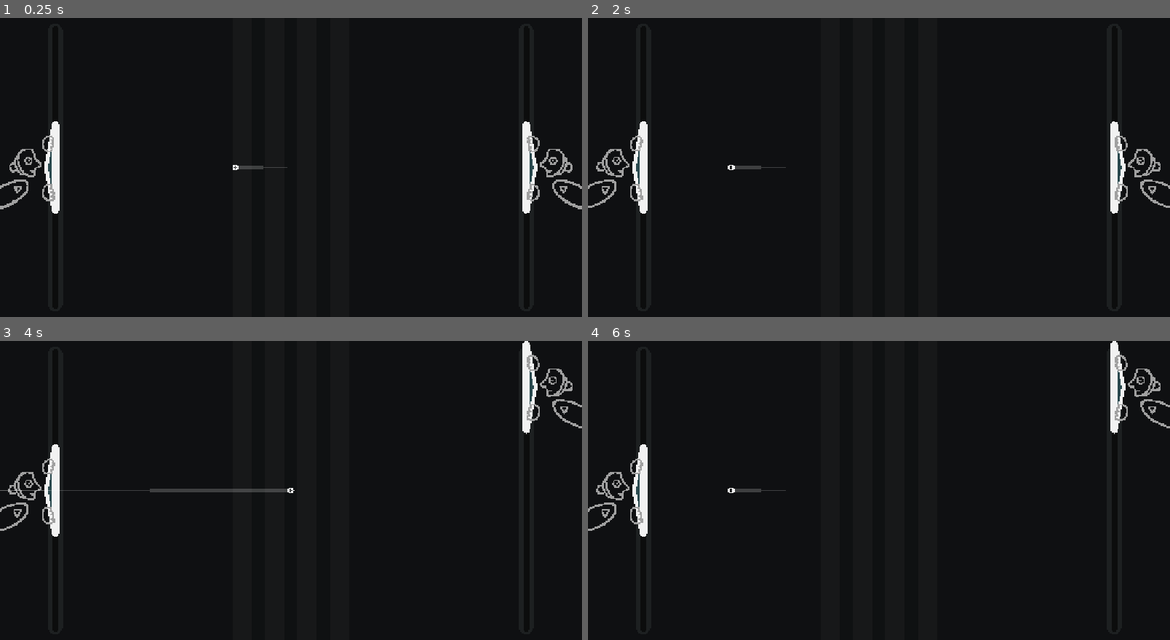
Above: before the commit, frames 1-4 (two rows, left to right).
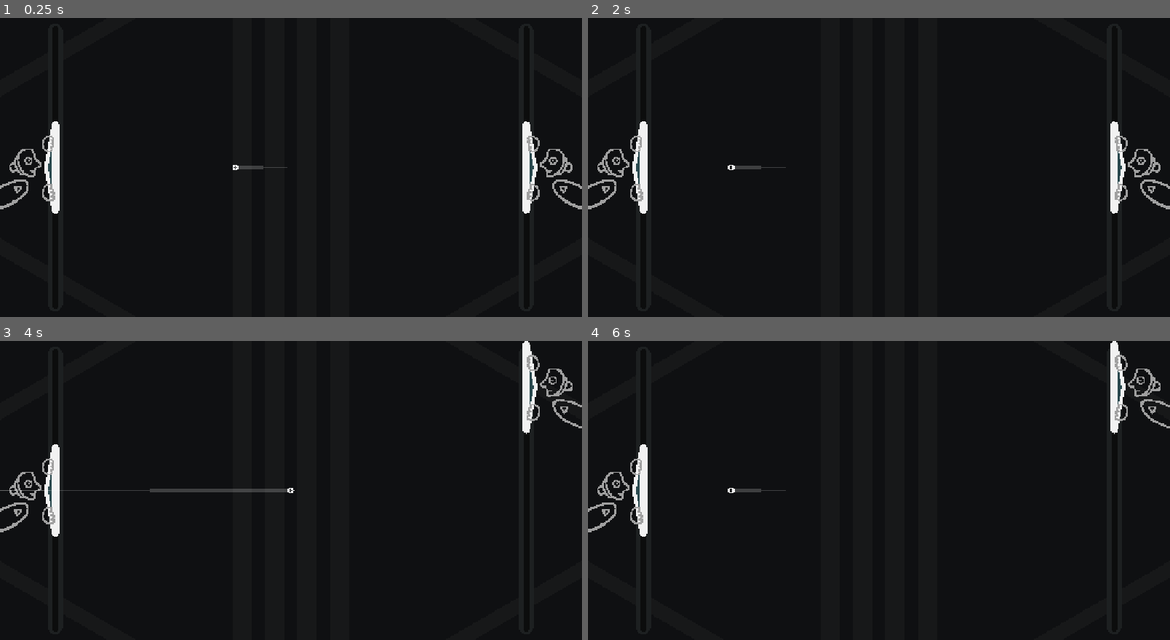
Above: after the commit, the same moments.

Repository: pixerhp/Pixers-Pong
Game: Godot game, scene res://scenes/topscenes/gameplay_topscene.tscn
Same seed, same stepped clock (60 frames per second), same inputs: the game is played once before the commit and once after it.
Inputs (mouse positions are in pixels of both pictures, inside the frame that each line leads up to):
- Up to frame 1 (0.25 s): no input
- Up to frame 2 (2 s): move the mouse to (1007, 152) at 0.52 s; hold Right (plr2_bump_right) 0.53-1.28 s; click (1007, 152) at 0.67 s; move the mouse to (762, 182) at 1.27 s; hold A (plr1_bump_left) from 1.28 s (still down)
- Up to frame 3 (4 s): move the mouse to (349, 424) at 2.02 s; release A (plr1_bump_left) at 2.03 s; hold Right (plr2_bump_right) 2.03-2.78 s; move the mouse to (261, 550) at 2.77 s; hold Up (plr2_up) 2.78-3.53 s; click (261, 550) at 2.92 s; move the mouse to (465, 535) at 3.52 s; hold A (plr1_bump_left) from 3.53 s (still down)
- Up to frame 4 (6 s): move the mouse to (704, 445) at 4.27 s; move the mouse to (908, 490) at 5.02 s; click (908, 490) at 5.17 s; move the mouse to (791, 415) at 5.77 s; release A (plr1_bump_left) at 5.78 s; hold Right (plr2_bump_right) from 5.78 s (still down)

The runs differ from the first frame. In frame 2, 0.2% of the frame differs, in the area x 0-100%, y 39-64%; in frame 3, 0.1%; in frame 4, 0.1%.

Commit message:
Revise decor

Diff:
--- a/scenes/paddle.tscn
+++ b/scenes/paddle.tscn
@@ -66,7 +66,7 @@
 unique_name_in_owner = true
 position = Vector2(-70, 0)
 animation = &"plr_idle"
-frame_progress = 0.19078404
+frame_progress = 0.0
 
 [node name="AreaCollider" type="Area2D" parent="." unique_id=905259053]
 unique_name_in_owner = true
--- a/scenes/topscenes/gameplay_topscene.tscn
+++ b/scenes/topscenes/gameplay_topscene.tscn
@@ -4,17 +4,15 @@
 [ext_resource type="ArrayMesh" uid="uid://dhcyjins7o86k" path="res://assets/models/ball_torus.obj" id="2_rncwu"]
 [ext_resource type="PackedScene" uid="uid://vis13u150xqs" path="res://scenes/paddle.tscn" id="3_ks65t"]
 
-[sub_resource type="QuadMesh" id="QuadMesh_ks65t"]
-size = Vector2(252, 648)
-
-[sub_resource type="QuadMesh" id="QuadMesh_hx5ms"]
-size = Vector2(168, 648)
+[sub_resource type="QuadMesh" id="QuadMesh_emnkm"]
+size = Vector2(350, 31.5)
 
 [sub_resource type="QuadMesh" id="QuadMesh_u55sw"]
-size = Vector2(112, 648)
+size = Vector2(42, 648)
 
-[sub_resource type="QuadMesh" id="QuadMesh_pyq0w"]
-size = Vector2(28, 648)
+[sub_resource type="SphereMesh" id="SphereMesh_u55sw"]
+radius = 20.0
+height = 40.0
 
 [sub_resource type="CapsuleMesh" id="CapsuleMesh_pyq0w"]
 radius = 16.0
@@ -34,52 +32,99 @@
 [node name="GameplayTopscene" type="Node2D" unique_id=297910401]
 script = ExtResource("1_n6iga")
 
-[node name="BackgroundColorRect" type="ColorRect" parent="." unique_id=357506674]
+[node name="DecorationsContainer" type="Node2D" parent="." unique_id=324449397]
+
+[node name="BackgroundColorRect" type="ColorRect" parent="DecorationsContainer" unique_id=357506674]
 unique_name_in_owner = true
 custom_minimum_size = Vector2(1260, 648)
 offset_right = 1260.0
 offset_bottom = 648.0
 color = Color(0.0595, 0.0651, 0.07, 1)
 
-[node name="Centerline1" type="MeshInstance2D" parent="." unique_id=1529662606]
+[node name="CornerStripTL" type="MeshInstance2D" parent="DecorationsContainer" unique_id=15007037]
 unique_name_in_owner = true
 self_modulate = Color(0.09019608, 0.09411765, 0.09803922, 1)
-position = Vector2(630, 324)
-mesh = SubResource("QuadMesh_ks65t")
+position = Vector2(140, 72)
+rotation = -0.5235988
+mesh = SubResource("QuadMesh_emnkm")
 
-[node name="Centerline2" type="MeshInstance2D" parent="Centerline1" unique_id=1439390228]
-unique_name_in_owner = true
-self_modulate = Color(0.05882353, 0.06666667, 0.07058824, 1)
-mesh = SubResource("QuadMesh_hx5ms")
-
-[node name="Centerline3" type="MeshInstance2D" parent="Centerline1/Centerline2" unique_id=1506464240]
+[node name="CornerStripTR" type="MeshInstance2D" parent="DecorationsContainer" unique_id=1513567981]
 unique_name_in_owner = true
 self_modulate = Color(0.09019608, 0.09411765, 0.09803922, 1)
+position = Vector2(1120, 72)
+rotation = 0.5235988
+mesh = SubResource("QuadMesh_emnkm")
+
+[node name="CornerStripBL" type="MeshInstance2D" parent="DecorationsContainer" unique_id=57345611]
+unique_name_in_owner = true
+self_modulate = Color(0.09019608, 0.09411765, 0.09803922, 1)
+position = Vector2(140, 576)
+rotation = 0.5235988
+mesh = SubResource("QuadMesh_emnkm")
+
+[node name="CornerStripBR" type="MeshInstance2D" parent="DecorationsContainer" unique_id=25645161]
+unique_name_in_owner = true
+self_modulate = Color(0.09019608, 0.09411765, 0.09803922, 1)
+position = Vector2(1120, 576)
+rotation = -0.5235988
+mesh = SubResource("QuadMesh_emnkm")
+
+[node name="Centerline1" type="MeshInstance2D" parent="DecorationsContainer" unique_id=1616997012]
+unique_name_in_owner = true
+self_modulate = Color(0.09019608, 0.09411765, 0.09803922, 1)
+position = Vector2(525, 324)
 mesh = SubResource("QuadMesh_u55sw")
 
-[node name="Centerline4" type="MeshInstance2D" parent="Centerline1/Centerline2/Centerline3" unique_id=535857456]
+[node name="Centerline2" type="MeshInstance2D" parent="DecorationsContainer" unique_id=59382275]
 unique_name_in_owner = true
+self_modulate = Color(0.09019608, 0.09411765, 0.09803922, 1)
+position = Vector2(595, 324)
+mesh = SubResource("QuadMesh_u55sw")
+
+[node name="Centerline3" type="MeshInstance2D" parent="DecorationsContainer" unique_id=1483719762]
+unique_name_in_owner = true
+self_modulate = Color(0.09019608, 0.09411765, 0.09803922, 1)
+position = Vector2(665, 324)
+mesh = SubResource("QuadMesh_u55sw")
+
+[node name="Centerline4" type="MeshInstance2D" parent="DecorationsContainer" unique_id=1201154186]
+unique_name_in_owner = true
+self_modulate = Color(0.09019608, 0.09411765, 0.09803922, 1)
+position = Vector2(735, 324)
+mesh = SubResource("QuadMesh_u55sw")
+
+[node name="CentercircleOuter" type="MeshInstance2D" parent="DecorationsContainer" unique_id=2056381829]
+unique_name_in_owner = true
+visible = false
+self_modulate = Color(0.09019608, 0.09411765, 0.09803922, 1)
+position = Vector2(417, 115.00001)
+scale = Vector2(420, 420)
+mesh = ExtResource("2_rncwu")
+
+[node name="CentercircleInner" type="MeshInstance2D" parent="DecorationsContainer/CentercircleOuter" unique_id=1211374549]
+unique_name_in_owner = true
+visible = false
 self_modulate = Color(0.05882353, 0.06666667, 0.07058824, 1)
-mesh = SubResource("QuadMesh_pyq0w")
+mesh = SubResource("SphereMesh_u55sw")
 
-[node name="LeftRailOuter" type="MeshInstance2D" parent="." unique_id=966295476]
+[node name="LeftRailOuter" type="MeshInstance2D" parent="DecorationsContainer" unique_id=966295476]
 unique_name_in_owner = true
 self_modulate = Color(0.11439999, 0.12636, 0.13, 1)
 position = Vector2(120, 324)
 mesh = SubResource("CapsuleMesh_pyq0w")
 
-[node name="LeftRailInner" type="MeshInstance2D" parent="LeftRailOuter" unique_id=2030413950]
+[node name="LeftRailInner" type="MeshInstance2D" parent="DecorationsContainer/LeftRailOuter" unique_id=2030413950]
 unique_name_in_owner = true
 self_modulate = Color(0.0465, 0.05, 0.05, 1)
 mesh = SubResource("CapsuleMesh_u55sw")
 
-[node name="RightRailOuter" type="MeshInstance2D" parent="." unique_id=1312472268]
+[node name="RightRailOuter" type="MeshInstance2D" parent="DecorationsContainer" unique_id=1312472268]
 unique_name_in_owner = true
 self_modulate = Color(0.11372549, 0.1254902, 0.12941177, 1)
 position = Vector2(1140, 324)
 mesh = SubResource("CapsuleMesh_pyq0w")
 
-[node name="RightRailInner" type="MeshInstance2D" parent="RightRailOuter" unique_id=559996426]
+[node name="RightRailInner" type="MeshInstance2D" parent="DecorationsContainer/RightRailOuter" unique_id=559996426]
 unique_name_in_owner = true
 self_modulate = Color(0.047058824, 0.050980393, 0.050980393, 1)
 mesh = SubResource("CapsuleMesh_u55sw")
@@ -110,6 +155,7 @@
 mesh = ExtResource("2_rncwu")
 
 [node name="BallShapeCast" type="ShapeCast2D" parent="." unique_id=515139131]
+visible = false
 shape = SubResource("CircleShape2D_hx5ms")
 target_position = Vector2(2000, 648)
 collide_with_areas = true
--- a/scripts/gameplay_script.gd
+++ b/scripts/gameplay_script.gd
@@ -1,19 +1,21 @@
 extends Node2D
-
-
 
 func _ready():
 	reset_gameobject_positions()
 
 func reset_gameobject_positions():
-
 	%BackgroundColorRect.custom_minimum_size = Globals.GAME_SIZE
 
-	%Centerline1.position = Globals.GAME_SIZE / 2.0
+	%CornerStripTL.position = Vector2(140, 72)
+	%CornerStripTR.position = Vector2(Globals.GAME_SIZE.x - 140, 72)
+	%CornerStripBL.position = Vector2(140, Globals.GAME_SIZE.y - 72)
+	%CornerStripBR.position = Vector2(Globals.GAME_SIZE.x - 140, Globals.GAME_SIZE.y - 72)
+
+	%Centerline1.position = (Globals.GAME_SIZE / 2.0) + Vector2(-105, 0)
+	%Centerline2.position = (Globals.GAME_SIZE / 2.0) + Vector2(-35, 0)
+	%Centerline3.position = (Globals.GAME_SIZE / 2.0) + Vector2(35, 0)
+	%Centerline4.position = (Globals.GAME_SIZE / 2.0) + Vector2(105, 0)
 	%Centerline1.mesh.size.y = Globals.GAME_SIZE.y
-	%Centerline2.mesh.size.y = Globals.GAME_SIZE.y
-	%Centerline3.mesh.size.y = Globals.GAME_SIZE.y
-	%Centerline4.mesh.size.y = Globals.GAME_SIZE.y
 
 	%LeftRailOuter.position = Vector2(120, Globals.GAME_SIZE.y / 2.0)
 	%RightRailOuter.position = Vector2(Globals.GAME_SIZE.x - 120, Globals.GAME_SIZE.y / 2.0)
